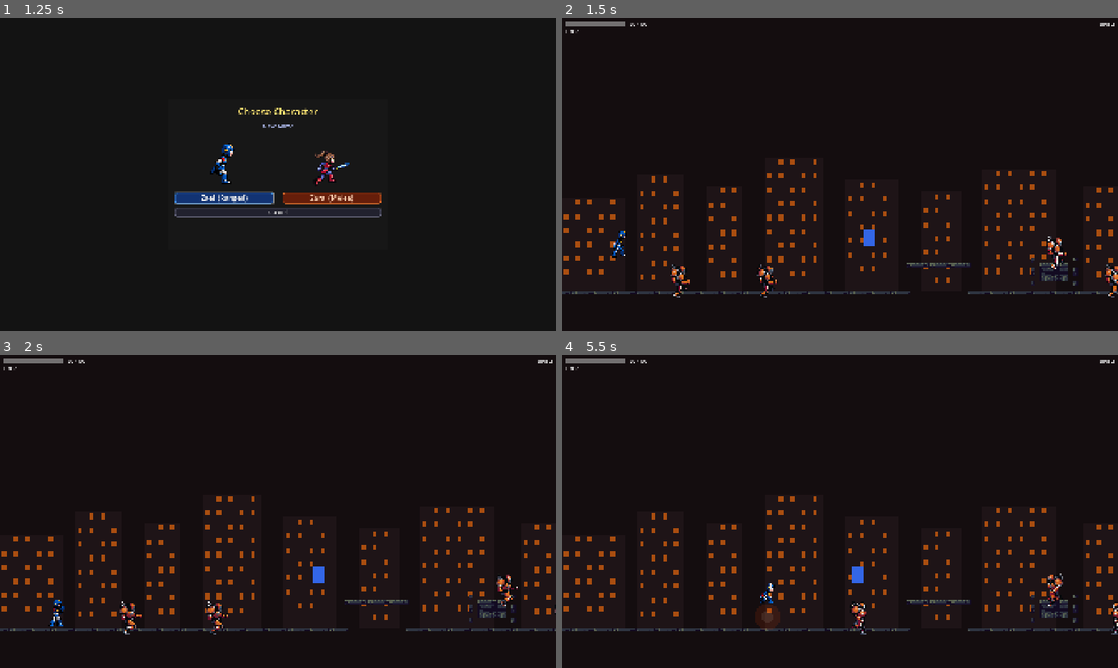
Above: before the commit, frames 1-4 (two rows, left to right).
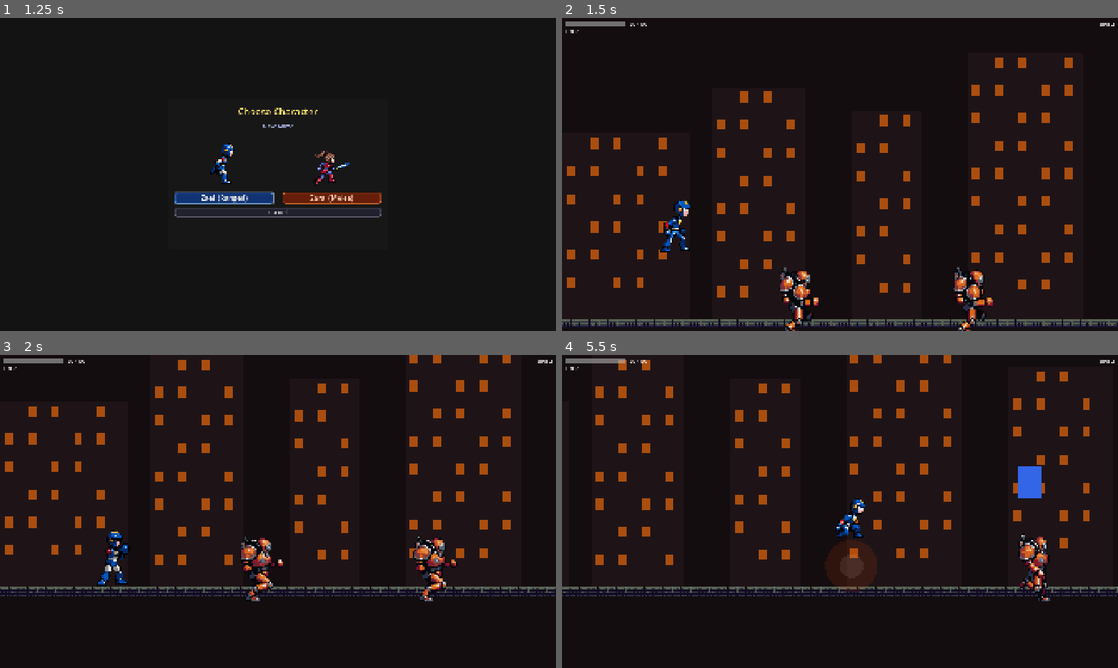
Above: after the commit, the same moments.

Repository: joaoramos00/NullvexGame
Game: Godot game, scene res://ui/title_screen.tscn
The game is run twice, just before and just after one commit, with the same random seed, the same clock (stepped at 60 frames per second) and the same inputs.
Inputs (mouse positions are in pixels of both pictures, inside the frame that each line leads up to):
- Up to frame 1 (1.25 s): click "New Game" at 0.5 s
- Up to frame 2 (1.5 s): click "Zael (Ranged)" at 1.25 s
- Up to frame 3 (2 s): no input
- Up to frame 4 (5.5 s): move the mouse to (962, 495) at 2.02 s; hold Right (move_right) 2.03-3.53 s; tap Z (attack) at 2.1, 3.6, 5.1 s; click (962, 495) at 2.17 s; tap Space (jump) at 2.27, 3.02, 4.52, 5.27 s; move the mouse to (728, 527) at 2.77 s; tap X (dash) at 2.85, 4.35 s; move the mouse to (895, 442) at 3.52 s; hold Left (move_left) 3.53-4.28 s; move the mouse to (812, 574) at 4.27 s; hold Right (move_right) from 4.28 s (still down); click (812, 574) at 4.42 s; move the mouse to (1006, 558) at 5.02 s

Frame 1 is identical in both runs. In frame 2, 11% of the frame differs, in the area x 0-100%, y 12-100%; in frame 3, 11%; in frame 4, 11%, in the area x 0-100%, y 0-90%.
Error in both runs: Invalid call. Nonexistent function 'is_action_just_pressed' in base 'InputEventMouseMotion'. (res://ui/pause_menu.gd:11)

Commit message:
feat: zoom 2x na câmera de todas as fases
Co-Authored-By: Claude Sonnet 4.6 <noreply@anthropic.com>

Diff:
--- a/stages/stage_00/stage_00_scene.gd
+++ b/stages/stage_00/stage_00_scene.gd
@@ -66,6 +66,7 @@
 	# Disconnect GoalZone — stage completion is handled via boss defeat
 	# (BossBase calls GameManager.complete_stage(stage_id) automatically)
 
+	$Camera2D.zoom = Vector2(2, 2)
 	AudioManager.play_bgm(AudioLibrary.bgm_intro)
 
 	_setup_doors()
--- a/stages/stage_scene.gd
+++ b/stages/stage_scene.gd
@@ -18,6 +18,7 @@
 	$StageController.setup(_player)
 	$HUD.connect_to_player(_player)
 	StageManager.spawn_position = $PlayerSpawn.global_position
+	$Camera2D.zoom = Vector2(2, 2)
 	AudioManager.play_bgm(AudioLibrary.get_stage_bgm(StageManager.current_stage_id))
 	queue_redraw()
 
Not shown, changed: export/web/index.pck
